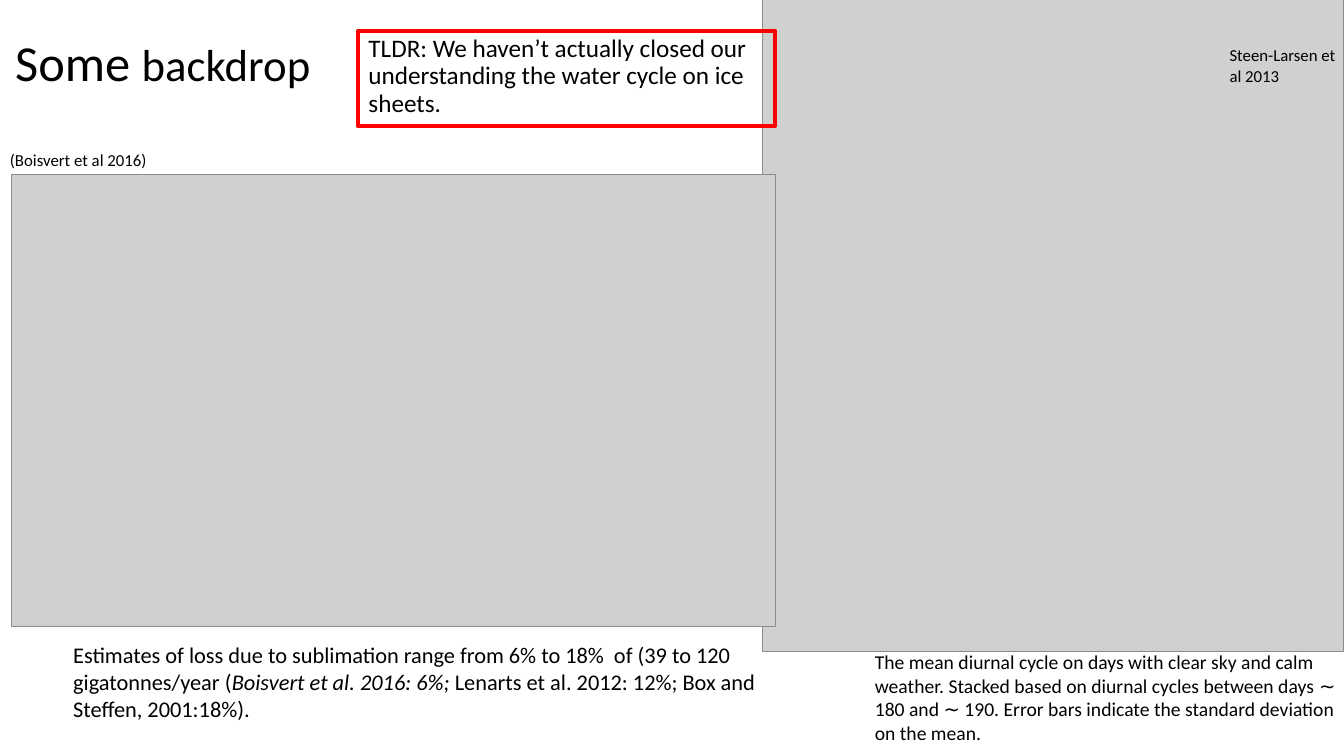
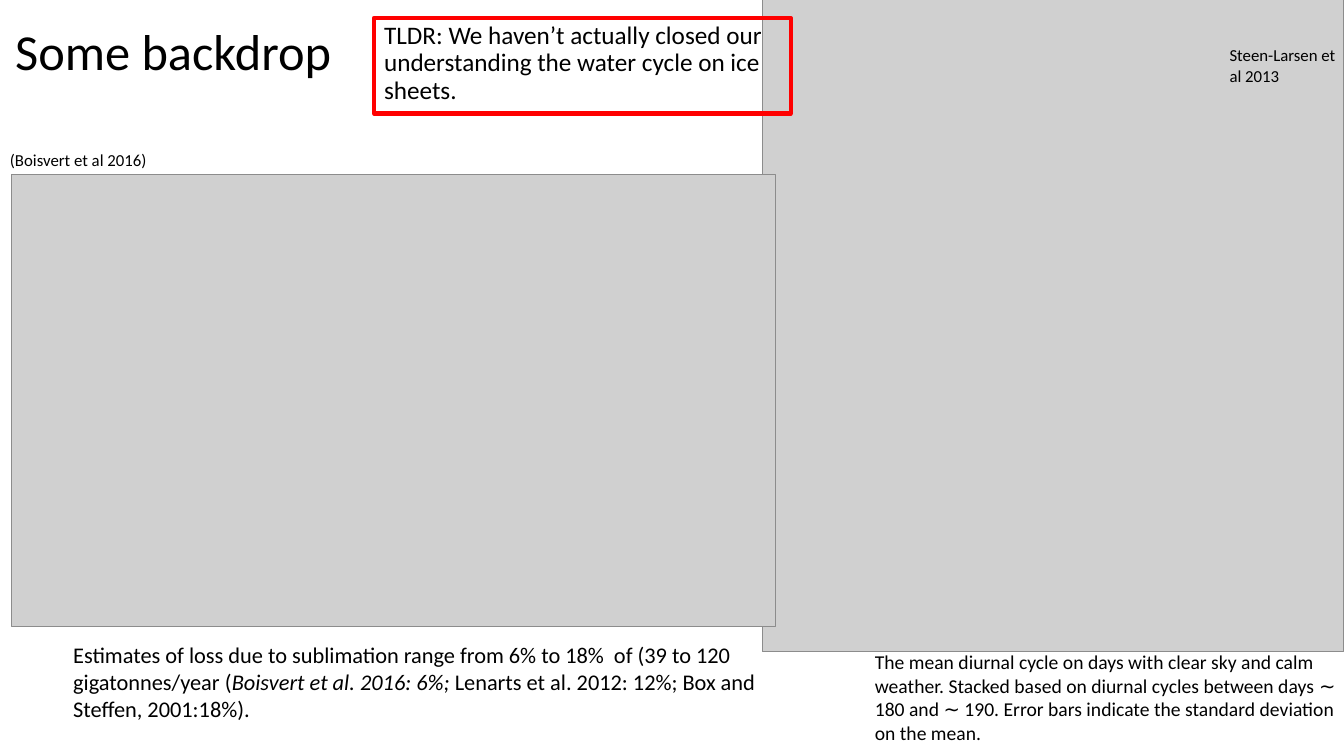
Before and after one commit to KevRozmiarek/2020_stable_isotope_project_Kevin_Rozmiarek, a slide deck: slide 2 of Paper_presentation_KSR.pptx. Drawn at 1344x756 pixels with LibreOffice and Linux fonts; fonts in the diff are those of the drawing; grey boxes stand for pictures. Boxes give left, top, right and bottom in pixels: in the first picture for what was removed or moved away, otherwise in the second. Text is boxed around its words. In the diff, an @@ line names an element or a change of style, - is before the commit and + after.

```diff
--- a/Paper_presentation_KSR.pptx
+++ b/Paper_presentation_KSR.pptx
@@ title "Some backdrop": place and size @@
-title "Some backdrop" at box(15, 48, 311, 89)
+title "Some backdrop" at box(15, 35, 332, 78)
@@ title "Some backdrop" at box(15, 35, 332, 78): size 32 to 36 pt in "backdrop" @@
@@ text "TLDR: We haven’t actually closed ...": place and size @@
-text "TLDR: We haven’t actually closed ..." at box(359, 31, 775, 127)
+text "TLDR: We haven’t actually closed ..." at box(374, 18, 790, 114)
```
Also in this commit, not shown: 6 other slides changed, 1 slide added, 1 slide removed.
